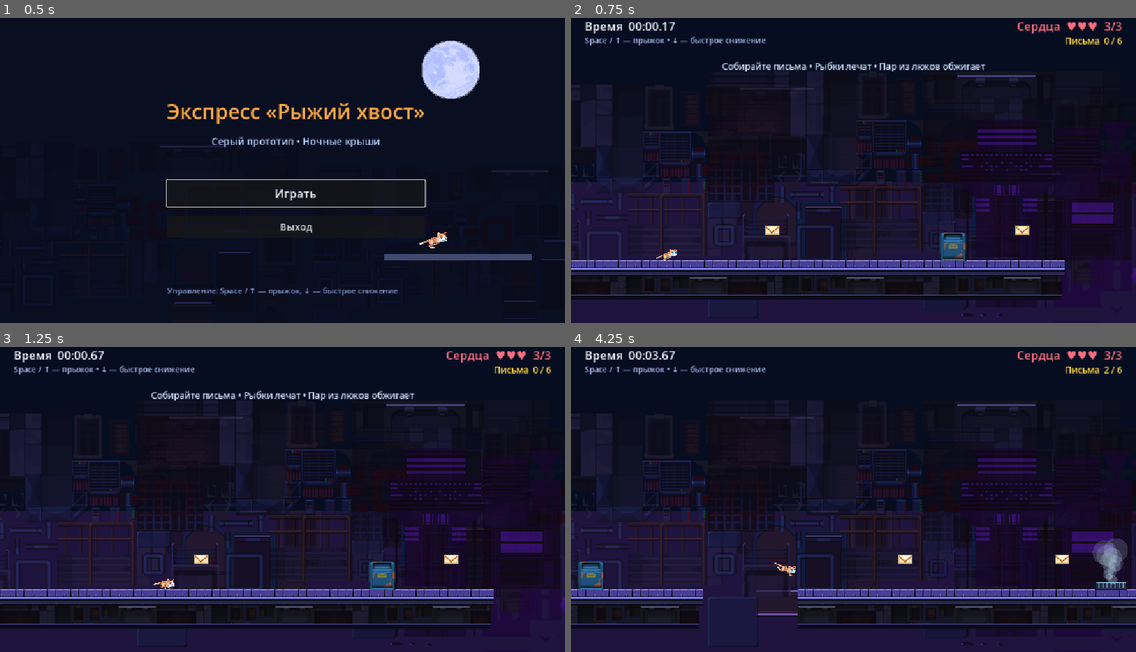
Above: before the commit, frames 1-4 (two rows, left to right).
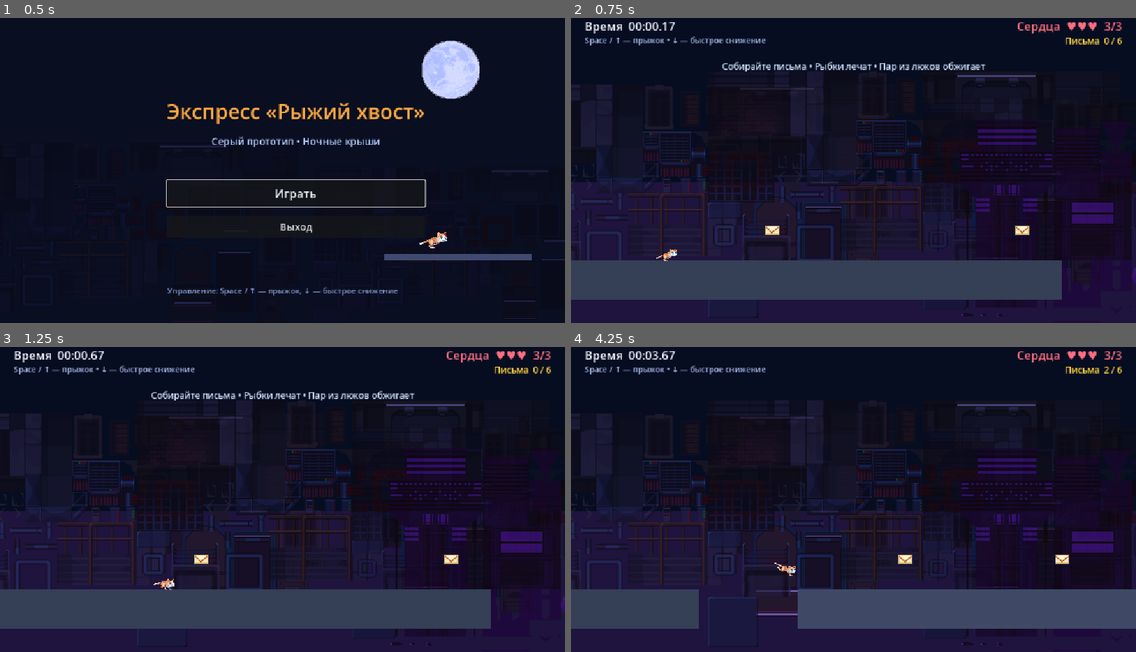
Above: after the commit, the same moments.

Repository: slug85/cat-game
Game: Godot game, scene res://scenes/main_menu.tscn
Same seed, same stepped clock (60 frames per second), same inputs: the game is played once before the commit and once after it. Sound files missing from this copy of the repository are replaced by a short silence.
Inputs:
- Up to frame 1 (0.5 s): no input
- Up to frame 2 (0.75 s): click "Играть" at 0.5 s
- Up to frame 3 (1.25 s): no input
- Up to frame 4 (4.25 s): tap Enter (ui_accept) at 1.25, 1.52, 2.27, 3.77 s; hold Up (ui_up) 1.28-2.78 s; hold Down (ui_down) 2.78-3.53 s; hold Up (ui_up) from 3.53 s (still down)

Frame 1 is identical in both runs. In frame 2, 12% of the frame differs, in the area x 0-88%, y 70-93%; in frame 3, 12%; in frame 4, 12%, in the area x 0-100%, y 62-93%.
Error after the commit: Parse Error: Preload file "res://assets/environment/fort_of_illusion/tileset.png" does not exist. (res://scripts/central_city_art.gd:9)

Commit message:
Remove hazard warning lamps

Diff:
--- a/scripts/central_city_art.gd
+++ b/scripts/central_city_art.gd
@@ -1,11 +1,15 @@
 extends Node2D
 
-## Рисует фасады крыш, вентиляционные люки и ворота доставки из листов Central City.
+## Рисует фасады крыш, вентиляционные люки, Старый квартал и ворота доставки.
 ## Коллизии остаются на StaticBody2D и Area2D в сцене level_01.tscn.
 
 const TILES: Texture2D = preload("res://assets/environment/central_city/Tiles.png")
 const PROPS: Texture2D = preload("res://assets/environment/central_city/Props-01.png")
 const BUILDINGS: Texture2D = preload("res://assets/environment/central_city/Buildings.png")
+const FORT_TILES: Texture2D = preload("res://assets/environment/fort_of_illusion/tileset.png")
+const FORT_BANNER: Texture2D = preload("res://assets/environment/fort_of_illusion/banner.png")
+const FORT_WINDOW: Texture2D = preload("res://assets/environment/fort_of_illusion/window.png")
+const FORT_GATE: Texture2D = preload("res://assets/environment/fort_of_illusion/door.png")
 const TILE_SIZE := 16
 const ROOFS := [
 	Rect2(0, 520, 1000, 80),
@@ -26,6 +30,9 @@
 	Rect2(2468, 496, 144, 24),
 	Rect2(2818, 496, 144, 24),
 ]
+const OLD_QUARTER_FACADE := Rect2(1224, 536, 400, 64)
+const OLD_QUARTER_TILE_SOURCE := Rect2(0, 32, 48, 64)
+const OLD_QUARTER_COLUMN_SOURCE := Rect2(176, 0, 32, 64)
 
 var steam_elapsed := 0.0
 
@@ -45,6 +52,8 @@
 
 	# Технический блок слегка заходит в покрытие, чтобы его основание не висело над крышей.
 	draw_texture_rect_region(PROPS, Rect2(753, 462, 54, 80), WALL_SOURCE)
+
+	_draw_old_quarter()
 
 	for vent: Rect2 in STEAM_VENTS:
 		_draw_steam_vent(vent)
@@ -69,6 +78,35 @@
 	draw_line(Vector2(roof.position.x, roof.end.y - 8), Vector2(roof.end.x, roof.end.y - 8), Color("554d9f"), 2.0)
 
 
+func _draw_old_quarter() -> void:
+	# Кладка занимает один участок средней крыши: это старый район города, а не замена всей трассы.
+	for x: int in range(int(OLD_QUARTER_FACADE.position.x), int(OLD_QUARTER_FACADE.end.x), 48):
+		var width := minf(48.0, OLD_QUARTER_FACADE.end.x - x)
+		draw_texture_rect_region(
+			FORT_TILES,
+			Rect2(x, OLD_QUARTER_FACADE.position.y, width, OLD_QUARTER_FACADE.size.y),
+			OLD_QUARTER_TILE_SOURCE,
+			Color("9ca1bc")
+		)
+
+	for column_x: float in [1216.0, 1600.0]:
+		draw_texture_rect_region(
+			FORT_TILES,
+			Rect2(column_x, 456, 32, 64),
+			OLD_QUARTER_COLUMN_SOURCE,
+			Color("8f93bd")
+		)
+
+	draw_texture(FORT_WINDOW, Vector2(1332, 460), Color("87a9ef"))
+	draw_texture(FORT_WINDOW, Vector2(1480, 460), Color("87a9ef"))
+
+	# Небольшое покачивание ткани добавляет жизни фону, не влияя на геометрию уровня.
+	var banner_sway := sin(steam_elapsed * 2.0) * 0.04
+	draw_set_transform(Vector2(1570, 458), banner_sway)
+	draw_texture(FORT_BANNER, Vector2(-24, 0), Color("d27cb5"))
+	draw_set_transform(Vector2.ZERO)
+
+
 func _draw_steam_vent(vent: Rect2) -> void:
 	# Вентиляционная решётка встроена в плоскость крыши, без выступающей трубы.
 	var grate := Rect2(vent.get_center().x - 30, vent.end.y - 14, 60, 14)
@@ -90,13 +128,8 @@
 
 
 func _draw_finish_gate() -> void:
-	# Портал «пункта передачи»: визуально это проход, а не стена, поэтому кот бежит сквозь него.
-	var opening := Rect2(2974, 392, 52, 128)
-	draw_rect(opening, Color("11243d"))
-	draw_rect(Rect2(2962, 376, 14, 144), Color("38245e"))
-	draw_rect(Rect2(3026, 376, 14, 144), Color("38245e"))
-	draw_texture_rect_region(PROPS, Rect2(2958, 376, 22, 144), WALL_SOURCE, Color("5e55d7"))
-	draw_texture_rect_region(PROPS, Rect2(3022, 376, 22, 144), WALL_SOURCE, Color("5e55d7"), true)
-	draw_line(Vector2(2962, 380), Vector2(3040, 380), Color("69f5d0"), 5.0)
-	draw_line(Vector2(2974, 398), Vector2(3026, 398), Color("c2fff2"), 2.0)
-	draw_string(ThemeDB.fallback_font, Vector2(2983, 390), "GO", HORIZONTAL_ALIGNMENT_LEFT, -1, 12, Color("69f5d0"))
+	# Открытая каменная арка — пункт передачи. Она лишь визуальна: кот бежит через проём.
+	draw_circle(Vector2(3000, 477), 61, Color("6a59e8", 0.12))
+	draw_texture(FORT_GATE, Vector2(2952, 440), Color("aaa8d9"))
+	draw_line(Vector2(2962, 512), Vector2(3038, 512), Color("72f5d5"), 3.0)
+	draw_string(ThemeDB.fallback_font, Vector2(2973, 432), "ПОЧТА", HORIZONTAL_ALIGNMENT_LEFT, -1, 11, Color("ffd56a"))
Not shown, changed: docs/assets.md
Not shown, changed: docs/technical/architecture.md
Not shown, changed: docs/technical/file_map.md
